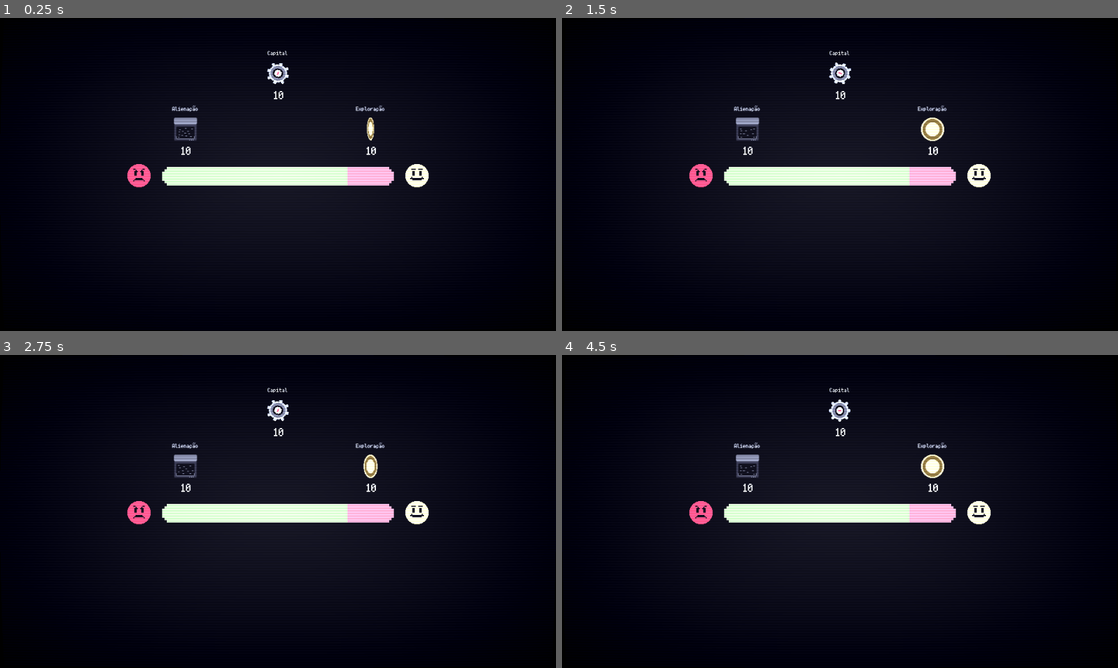
Above: before the commit, frames 1-4 (two rows, left to right).
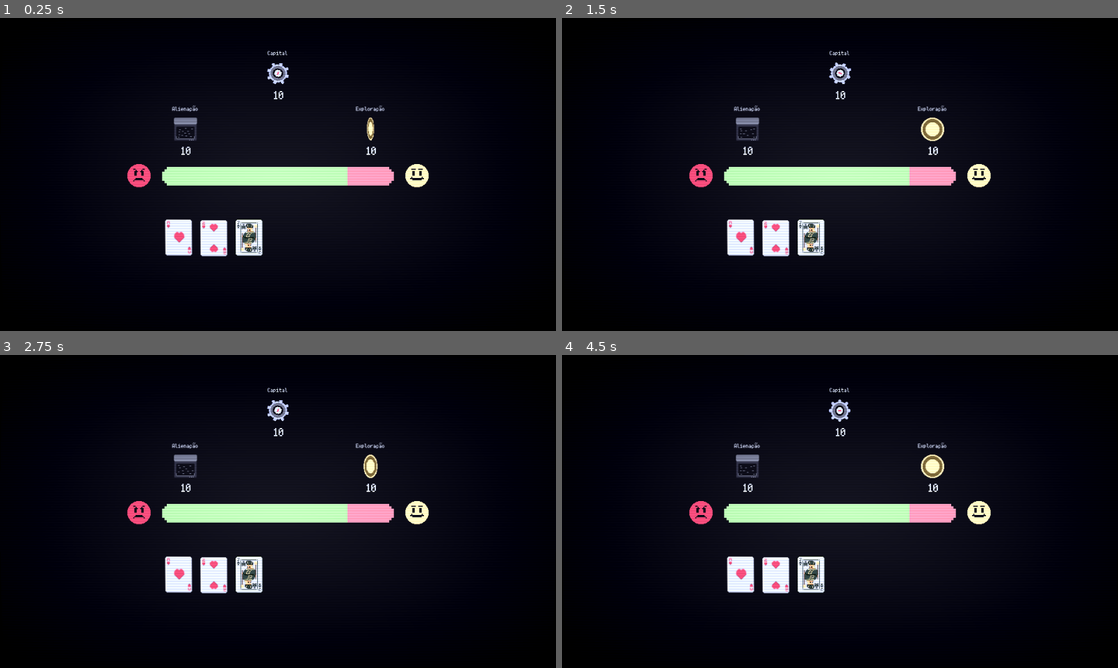
Above: after the commit, the same moments.

Repository: Ilwel/cards-against-captalism
Game: Godot game, scene res://Scenes/Match.tscn
Two runs of this game, one before a commit and one after it. Both use one fixed random seed, a clock stepped at 60 frames per second and the inputs below.
Inputs:
- Up to frame 1 (0.25 s): no input
- Up to frame 2 (1.5 s): no input
- Up to frame 3 (2.75 s): no input
- Up to frame 4 (4.5 s): no input

The runs differ from the first frame. In frame 1, 4.6% of the frame differs, in the area x 23-78%, y 10-77%; in frame 2, 4.7%; in frame 3, 4.7%; in frame 4, 4.7%.

Commit message:
feat: deck cards

Diff:
--- a/Scenes/Bar.tscn
+++ b/Scenes/Bar.tscn
@@ -9,6 +9,7 @@
 
 [node name="Bar" type="Node2D"]
 script = ExtResource("1_acx3c")
+progress = 8
 
 [node name="AngryStampNode" type="Node2D" parent="."]
 position = Vector2(-40, 0)
@@ -65,11 +66,11 @@
 texture = ExtResource("5_n62g1")
 
 [node name="Bar9" type="Sprite2D" parent="BarNode"]
-modulate = Color(0.6509804, 0.8901961, 0.6313726, 1)
+modulate = Color(0.9529412, 0.54509807, 0.65882355, 1)
 position = Vector2(340, 0)
 texture = ExtResource("5_n62g1")
 
 [node name="Bar10" type="Sprite2D" parent="BarNode"]
-modulate = Color(0.6509804, 0.8901961, 0.6313726, 1)
+modulate = Color(0.9529412, 0.54509807, 0.65882355, 1)
 position = Vector2(380, 0)
 texture = ExtResource("6_e3qa5")
--- a/Scenes/Card.tscn
+++ b/Scenes/Card.tscn
@@ -1,16 +1,20 @@
-[gd_scene load_steps=2 format=3 uid="uid://bnxsia3l0nhhq"]
+[gd_scene load_steps=4 format=3 uid="uid://bnxsia3l0nhhq"]
+
+[ext_resource type="Script" uid="uid://bo0d38uxsmass" path="res://Scripts/Card.gd" id="1_3p273"]
+[ext_resource type="Texture2D" uid="uid://h1m1rdnawhvu" path="res://Assets/Deck/ace_hearts.png" id="1_pnb5n"]
 
 [sub_resource type="RectangleShape2D" id="RectangleShape2D_kudhx"]
-size = Vector2(101, 140)
+size = Vector2(48, 64)
 
 [node name="Card" type="Node2D"]
+script = ExtResource("1_3p273")
 
-[node name="Panel" type="Panel" parent="."]
-offset_right = 100.0
-offset_bottom = 140.0
+[node name="Sprite2D" type="Sprite2D" parent="."]
+position = Vector2(24, 32)
+texture = ExtResource("1_pnb5n")
 
 [node name="Area2D" type="Area2D" parent="."]
 
 [node name="CollisionShape2D" type="CollisionShape2D" parent="Area2D"]
-position = Vector2(50.5, 70)
+position = Vector2(24, 32)
 shape = SubResource("RectangleShape2D_kudhx")
--- /dev/null
+++ b/Scenes/Hand.tscn
@@ -0,0 +1,3 @@
+[gd_scene format=3 uid="uid://b2h30dduhdmuf"]
+
+[node name="Hand" type="Node2D"]
--- a/Scenes/Match.tscn
+++ b/Scenes/Match.tscn
@@ -1,9 +1,10 @@
-[gd_scene load_steps=9 format=4 uid="uid://bt0ph8lr4dd32"]
+[gd_scene load_steps=10 format=4 uid="uid://bt0ph8lr4dd32"]
 
 [ext_resource type="Texture2D" uid="uid://d00tycocbubke" path="res://Assets/BGTileSet.png" id="1_1feh6"]
 [ext_resource type="PackedScene" uid="uid://cjb78tj88asrp" path="res://Scenes/Bar.tscn" id="1_cctbq"]
 [ext_resource type="PackedScene" uid="uid://cu70ij78j42w8" path="res://Scenes/Indicator.tscn" id="3_4db06"]
 [ext_resource type="Shader" uid="uid://bctiv8y1gh1hc" path="res://Scripts/Ctr.gdshader" id="4_ninor"]
+[ext_resource type="PackedScene" uid="uid://bnxsia3l0nhhq" path="res://Scenes/Card.tscn" id="5_7i352"]
 
 [sub_resource type="TileSetAtlasSource" id="TileSetAtlasSource_4db06"]
 texture = ExtResource("1_1feh6")
@@ -67,3 +68,14 @@
 [node name="MeshInstance2D" type="MeshInstance2D" parent="CTRCanvas"]
 material = SubResource("ShaderMaterial_ninor")
 mesh = SubResource("QuadMesh_4db06")
+
+[node name="Card" parent="." instance=ExtResource("5_7i352")]
+position = Vector2(284, 347)
+
+[node name="Card2" parent="." instance=ExtResource("5_7i352")]
+position = Vector2(345, 348)
+card_name = "2_hearts"
+
+[node name="Card3" parent="." instance=ExtResource("5_7i352")]
+position = Vector2(406, 347)
+card_name = "j_clubs"
--- a/Scripts/Bar.gd
+++ b/Scripts/Bar.gd
@@ -1,7 +1,6 @@
 @tool
 extends Node2D
 
-@onready var bar_tile_map = $BarTileMap
 @export var progress = 10
 
 @onready var bars: Array[Sprite2D] = [$BarNode/Bar1, $BarNode/Bar2, $BarNode/Bar3, $BarNode/Bar4, $BarNode/Bar5, $BarNode/Bar6, $BarNode/Bar7, $BarNode/Bar8, $BarNode/Bar9, $BarNode/Bar10]
--- /dev/null
+++ b/Scripts/Card.gd
@@ -0,0 +1,16 @@
+@tool
+extends Node
+
+@export var card_name = "ace_hearts"
+@onready var card_sprite = $Sprite2D
+
+# Called when the node enters the scene tree for the first time.
+func _ready() -> void:
+	var card_path = "res://Assets/Deck/%s.png"  % card_name
+	print(card_path)
+	card_sprite.texture = load(card_path)
+
+
+# Called every frame. 'delta' is the elapsed time since the previous frame.
+func _process(delta: float) -> void:
+	pass
--- a/Scripts/Ctr.gdshader
+++ b/Scripts/Ctr.gdshader
@@ -11,7 +11,7 @@
 	vec2 uv_offset = centered_uv.yx / curvature;
 	vec2 warped_uv = centered_uv + centered_uv * uv_offset * uv_offset;
 	vec3 cutoff = vec3(step(abs(warped_uv.x), 1.0) * step(abs(warped_uv.y), 1.0));
-	vec3 scanlines = vec3(sin(2.0 * warped_uv.y * 188.0) * 0.15 + 1.4);
+	vec3 scanlines = vec3(sin(2.0 * warped_uv.y * 188.0) * 0.09 + 1.2);
 	vec3 vicnette = vec3(length(pow(abs(centered_uv), vec2(4.0) / 3.0)));
 	vec3 screen_color = texture(screen_texture, (warped_uv + 1.0)/2.0).rgb * cutoff * scanlines;
 	screen_color -= vicnette * vignette_mul;
Binary file added: Assets/Deck/10_clubs.png
Not shown, added: Assets/Deck/10_clubs.png.import
Binary file added: Assets/Deck/10_diamonds.png
Not shown, added: Assets/Deck/10_diamonds.png.import
Binary file added: Assets/Deck/10_heart.png
Not shown, added: Assets/Deck/10_heart.png.import
Binary file added: Assets/Deck/10_spades.png
Not shown, added: Assets/Deck/10_spades.png.import
Binary file added: Assets/Deck/2_clubs.png
Not shown, added: Assets/Deck/2_clubs.png.import
Binary file added: Assets/Deck/2_diamonds.png
Not shown, added: Assets/Deck/2_diamonds.png.import
(and 107 more such lines)
